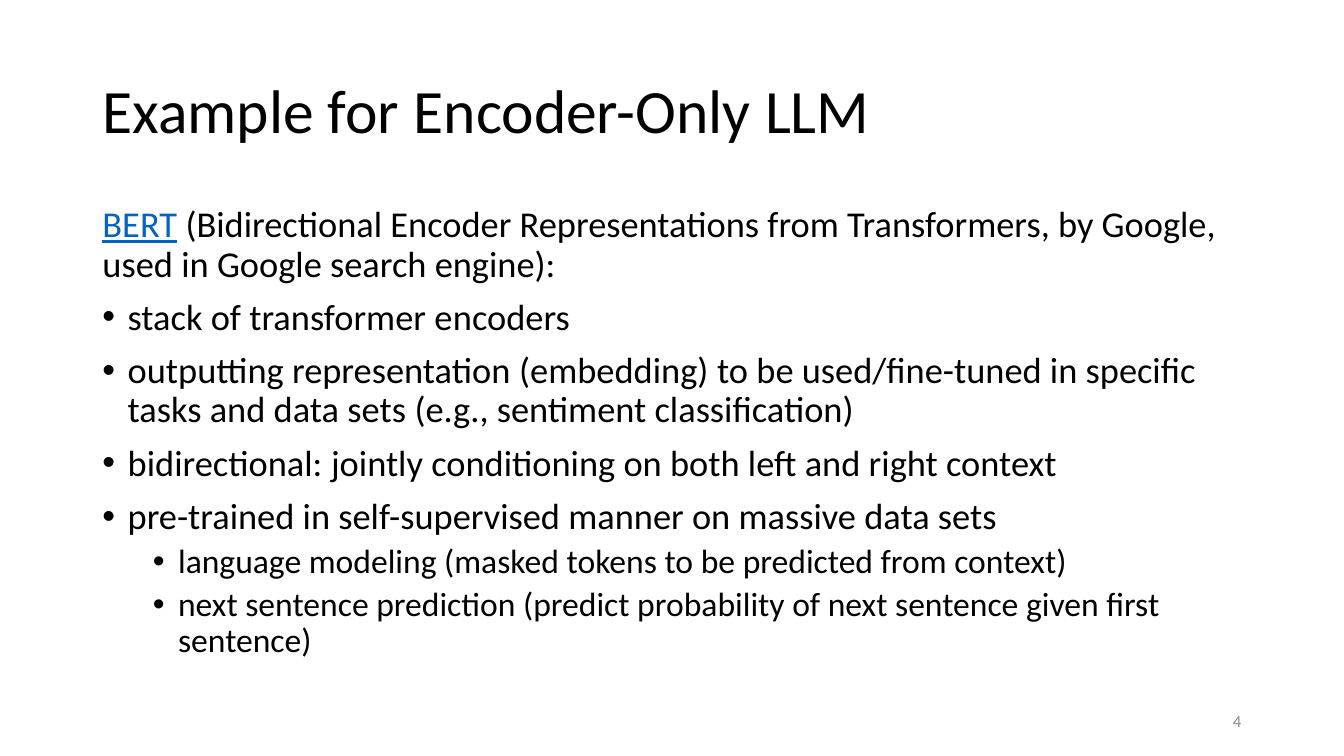
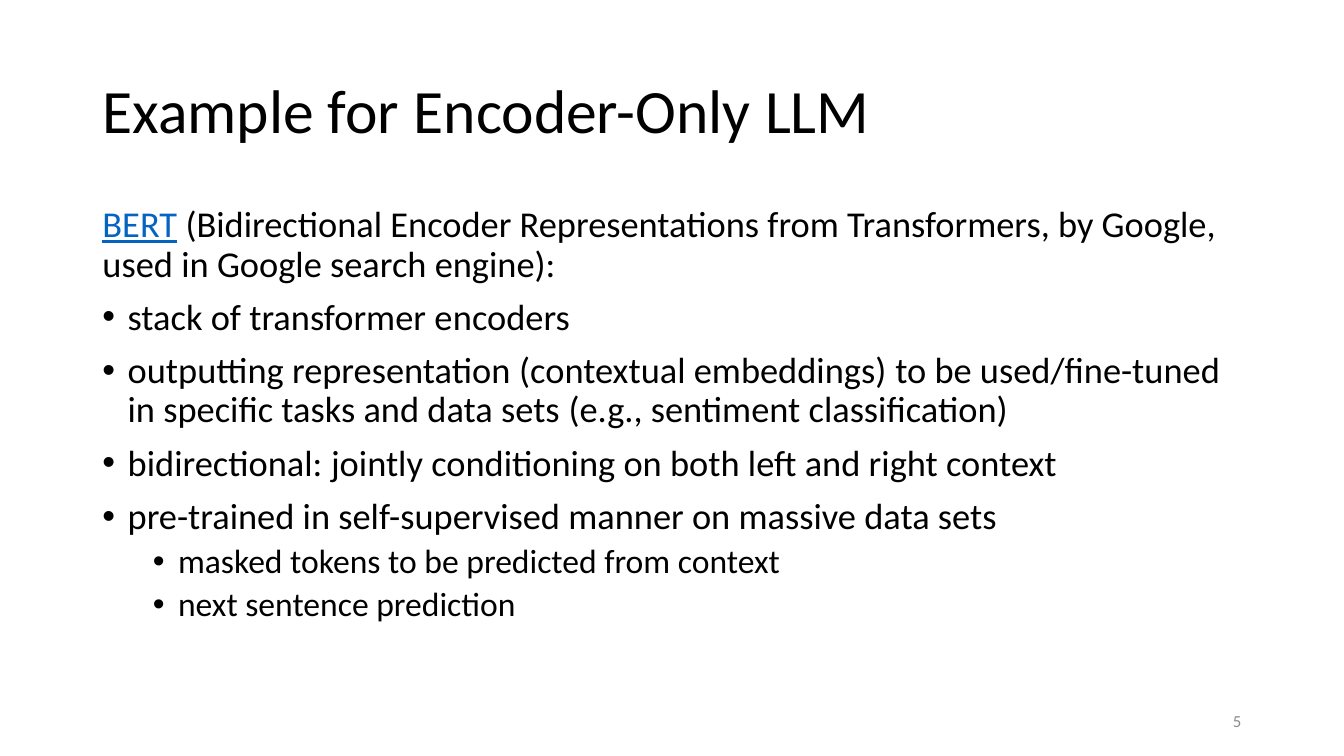
Before and after one commit to FelixWick/intelligent-systems, a slide deck: slide 5 of slides/LanguageModels_2.pptx (slide 4 before the commit). Drawn at 1344x756 pixels with LibreOffice and Linux fonts; fonts in the diff are those of the drawing. Boxes give left, top, right and bottom in pixels: in the first picture for what was removed or moved away, otherwise in the second. Text is boxed around its words. In the diff, an @@ line names an element or a change of style, - is before the commit and + after.

```diff
--- a/slides/LanguageModels_2.pptx
+++ b/slides/LanguageModels_2.pptx
@@ text at box(128, 356, 1220, 429): text changed @@
-• outputting representation (embedding) to be used/fine-tuned in specific tasks and data sets (e.g., sentiment classification)
+• outputting representation (contextual embeddings) to be used/fine-tuned in specific tasks and data sets (e.g., sentiment classification)
@@ text at box(178, 549, 780, 622): text changed @@
-  • language modeling (masked tokens to be predicted from context)
-  • next sentence prediction (predict probability of next sentence given first sentence)
+  • masked tokens to be predicted from context
+  • next sentence prediction
@@ page number at box(1233, 716, 1241, 727): text changed @@
-4
+5
```
Also in this commit, not shown: 1 other slide changed, 2 slides added, 2 other files.
